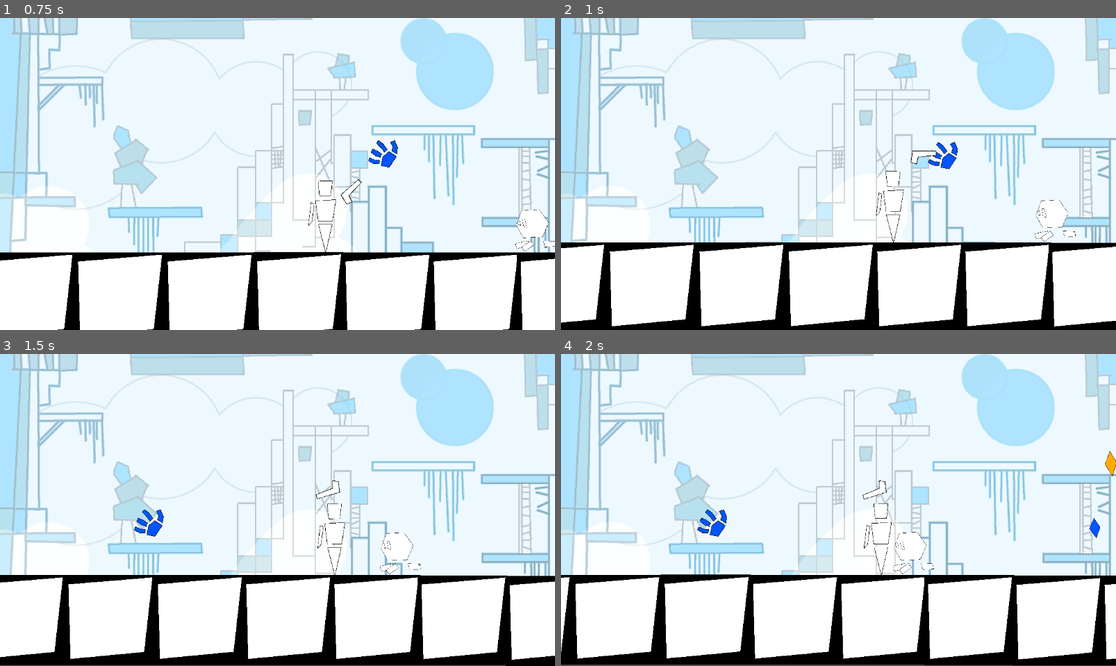
Above: before the commit, frames 1-4 (two rows, left to right).
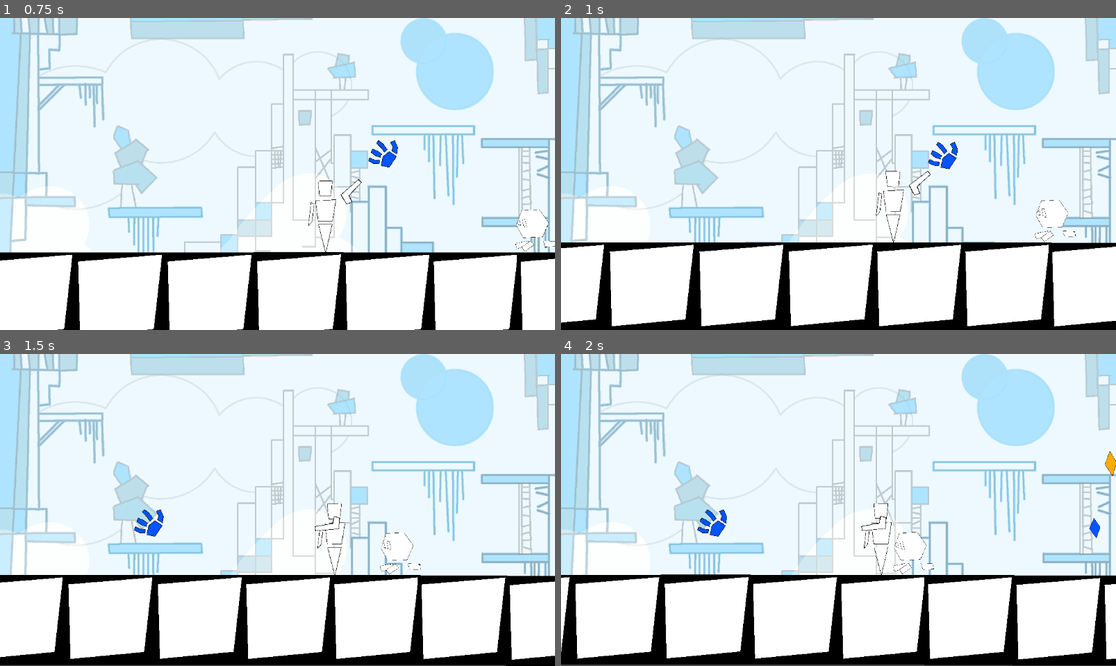
Above: after the commit, the same moments.

Repository: BrianTruong23/mirror_divide
Game: Godot game, scene res://game.tscn
The game is run twice, just before and just after one commit, with the same random seed, the same clock (stepped at 60 frames per second) and the same inputs.
Inputs (mouse positions are in pixels of both pictures, inside the frame that each line leads up to):
- Up to frame 1 (0.75 s): tap Enter (ui_accept) at 0.5 s; move the mouse to (399, 158) at 0.52 s; hold D (player_right) from 0.53 s (still down); hold Right mouse button (grab, bound only after the commit) from 0.53 s (still down)
- Up to frame 2 (1 s): keep holding D (player_right); keep holding Right mouse button (grab, bound only after the commit); tap Enter (ui_accept) at 0.77 s; tap J (grab, bound only before the commit) at 0.8 s
- Up to frame 3 (1.5 s): keep holding D (player_right); move the mouse to (166, 525) at 1.27 s; release Right mouse button (grab, bound only after the commit) at 1.28 s; tap J (grab, bound only before the commit) at 1.35 s
- Up to frame 4 (2 s): keep holding D (player_right); tap Enter (ui_accept) at 1.52 s; right-click (727, 525) at 1.55 s

Frame 1 is identical in both runs. In frame 2, 0.2% of the frame differs, in the area x 62-68%, y 42-57%; in frame 3, 0.1%; in frame 4, 0.1%.

Commit message:
add object with grabbable group

Diff:
--- a/mirror_divide_game/Box.tscn
+++ b/mirror_divide_game/Box.tscn
@@ -1,6 +1,6 @@
 [gd_scene load_steps=3 format=3 uid="uid://b64xw6gneyvao"]
 
-[ext_resource type="Texture2D" uid="uid://lwbwuf0ej2sg" path="res://assets/coin_orange.png" id="1_eg47g"]
+[ext_resource type="Texture2D" uid="uid://lwbwuf0ej2sg" path="res://assetss/coin_orange.png" id="1_eg47g"]
 
 [sub_resource type="RectangleShape2D" id="RectangleShape2D_nn4ja"]
 size = Vector2(65.5, 64)
--- a/mirror_divide_game/GrappleObject.tscn
+++ b/mirror_divide_game/GrappleObject.tscn
@@ -1,7 +1,7 @@
 [gd_scene load_steps=4 format=3 uid="uid://3owvf6hs2mjy"]
 
 [ext_resource type="Script" path="res://grapple_object.gd" id="1_jiori"]
-[ext_resource type="Texture2D" uid="uid://c4co5123h5mm8" path="res://assets/coin_blue.png" id="1_ue7e1"]
+[ext_resource type="Texture2D" uid="uid://c4co5123h5mm8" path="res://assetss/coin_blue.png" id="1_ue7e1"]
 
 [sub_resource type="RectangleShape2D" id="RectangleShape2D_76k7u"]
 size = Vector2(46, 76)
--- a/mirror_divide_game/Player_2.tscn
+++ b/mirror_divide_game/Player_2.tscn
@@ -1,6 +1,6 @@
 [gd_scene load_steps=6 format=3 uid="uid://e3xjoir8f4lx"]
 
-[ext_resource type="Texture2D" uid="uid://bt2g2lca4uuxu" path="res://assets/player_blue crop.png" id="1_q7t3c"]
+[ext_resource type="Texture2D" uid="uid://bt2g2lca4uuxu" path="res://assetss/player_blue crop.png" id="1_q7t3c"]
 [ext_resource type="PackedScene" uid="uid://dvmkr6u6s18m" path="res://gun_2.tscn" id="2_yf6tk"]
 [ext_resource type="Script" path="res://gun_2.gd" id="3_5a28l"]
 
--- a/mirror_divide_game/game.tscn
+++ b/mirror_divide_game/game.tscn
@@ -6,7 +6,7 @@
 [ext_resource type="PackedScene" uid="uid://c5clromjmgu7k" path="res://Player.tscn" id="3_d0l3y"]
 [ext_resource type="PackedScene" uid="uid://3owvf6hs2mjy" path="res://GrappleObject.tscn" id="4_b0c1g"]
 [ext_resource type="PackedScene" uid="uid://cr0fd3esxoj37" path="res://Enemy.tscn" id="4_x7f01"]
-[ext_resource type="Texture2D" uid="uid://b1s0mvek3nqnp" path="res://assets/platform_black.png" id="5_q3onh"]
+[ext_resource type="Texture2D" uid="uid://b1s0mvek3nqnp" path="res://assetss/platform_black.png" id="5_q3onh"]
 [ext_resource type="Script" path="res://CameraController.gd" id="6_2p6b3"]
 [ext_resource type="Texture2D" uid="uid://d2hroabycxi1b" path="res://assets/b_blue_background.png" id="8_exqew"]
 [ext_resource type="AudioStream" uid="uid://devabrng6t8h8" path="res://assets/zz_bgm.mp3" id="9_fcrqh"]
@@ -111,7 +111,7 @@
 player1 = NodePath("../Player")
 player2 = NodePath("../Player_2")
 
-[node name="Area2D" parent="." instance=ExtResource("9_y2l5s")]
+[node name="Area2D" parent="." groups=["grabbable"] instance=ExtResource("9_y2l5s")]
 position = Vector2(933, 226)
 
 [node name="ParallaxBackground" type="ParallaxBackground" parent="."]
--- a/mirror_divide_game/gun_2.gd
+++ b/mirror_divide_game/gun_2.gd
@@ -18,7 +18,8 @@
 
 
 func move_grabbed_object(grabbed_object:Area2D):
-	grabbed_object.global_position = lerp(grabbed_object.global_position, global_position + grab_offset, 1)  # Instant snap
+	if grabbed_object.is_in_group("grabbable"):
+		grabbed_object.global_position = lerp(grabbed_object.global_position, global_position + grab_offset, 1)  # Instant snap
 
 
 func check_current_collisions() -> void:
--- a/mirror_divide_game/gun_2.tscn
+++ b/mirror_divide_game/gun_2.tscn
@@ -1,8 +1,8 @@
 [gd_scene load_steps=6 format=3 uid="uid://dvmkr6u6s18m"]
 
-[ext_resource type="Texture2D" uid="uid://cfc00trfqqiu2" path="res://assets/gun_blue_2.png" id="1_eypdc"]
-[ext_resource type="Texture2D" uid="uid://gh2g1ctcj6as" path="res://assets/hand_grabbed.png" id="2_4ogrc"]
-[ext_resource type="Texture2D" uid="uid://cgdtbb5umld1o" path="res://assets/hand_released.png" id="3_gqru1"]
+[ext_resource type="Texture2D" uid="uid://cfc00trfqqiu2" path="res://assetss/gun_blue_2.png" id="1_eypdc"]
+[ext_resource type="Texture2D" uid="uid://gh2g1ctcj6as" path="res://assetss/hand_grabbed.png" id="2_4ogrc"]
+[ext_resource type="Texture2D" uid="uid://cgdtbb5umld1o" path="res://assetss/hand_released.png" id="3_gqru1"]
 
 [sub_resource type="SpriteFrames" id="SpriteFrames_spgc4"]
 animations = [{
--- a/mirror_divide_game/project.godot
+++ b/mirror_divide_game/project.godot
@@ -74,7 +74,7 @@
 }
 grab={
 "deadzone": 0.5,
-"events": [Object(InputEventKey,"resource_local_to_scene":false,"resource_name":"","device":-1,"window_id":0,"alt_pressed":false,"shift_pressed":false,"ctrl_pressed":false,"meta_pressed":false,"pressed":false,"keycode":0,"physical_keycode":74,"key_label":0,"unicode":106,"location":0,"echo":false,"script":null)
+"events": [Object(InputEventMouseButton,"resource_local_to_scene":false,"resource_name":"","device":-1,"window_id":0,"alt_pressed":false,"shift_pressed":false,"ctrl_pressed":false,"meta_pressed":false,"button_mask":2,"position":Vector2(407, 38),"global_position":Vector2(426, 129),"factor":1.0,"button_index":2,"canceled":false,"pressed":true,"double_click":false,"script":null)
 ]
 }
 
